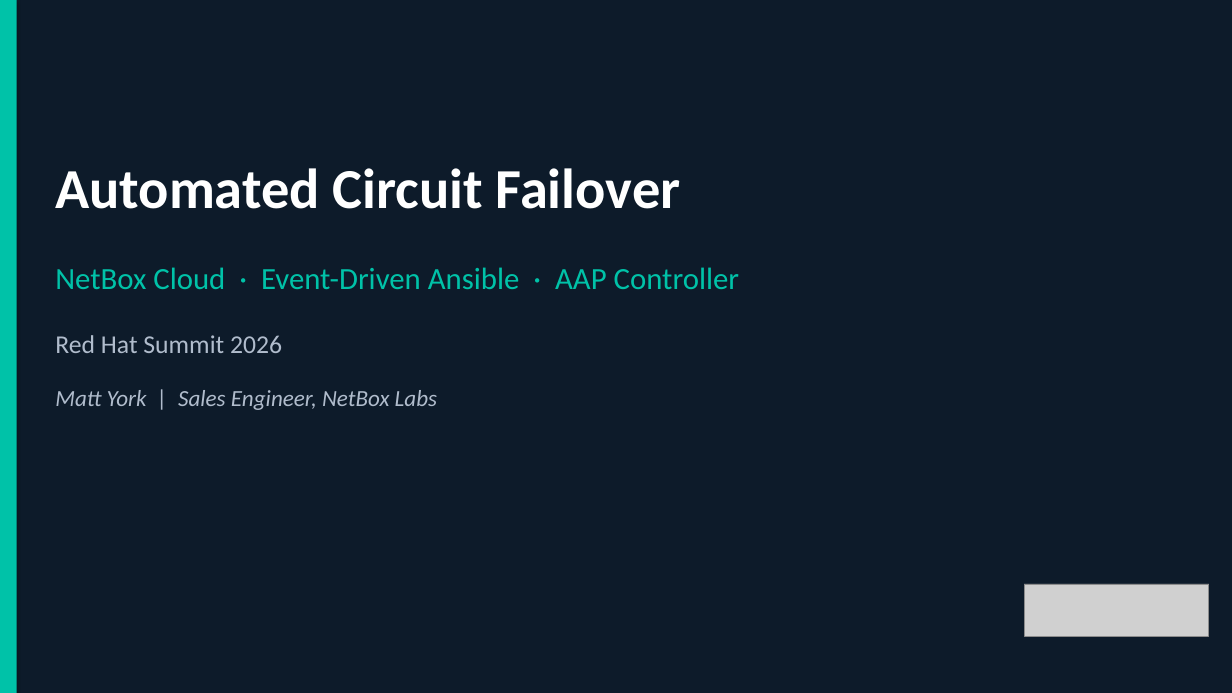
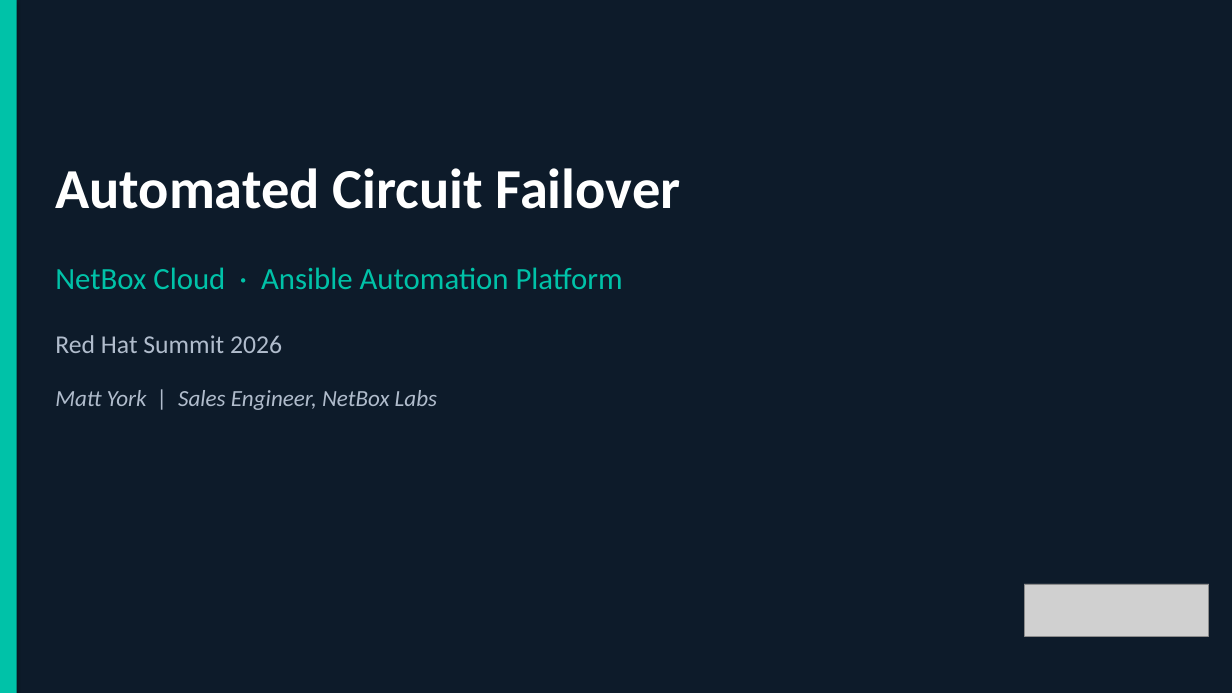
Before and after one commit to my0373/summit-netbox-circuits-demo, a slide deck: slide 1 of slides/Summit_Demo_Deck.pptx. Drawn at 1232x693 pixels with LibreOffice and Linux fonts; fonts in the diff are those of the drawing; grey boxes stand for pictures. Boxes give left, top, right and bottom in pixels: in the first picture for what was removed or moved away, otherwise in the second. Text is boxed around its words. In the diff, an @@ line names an element or a change of style, - is before the commit and + after.

```diff
--- a/slides/Summit_Demo_Deck.pptx
+++ b/slides/Summit_Demo_Deck.pptx
@@ text at bbox=[55, 267, 623, 289]: text changed @@
-NetBox Cloud · Event-Driven Ansible · AAP Controller
+NetBox Cloud · Ansible Automation Platform
```
Also in this commit, not shown: 5 other slides changed, 4 slides added, 4 slides removed, 1 other file.
